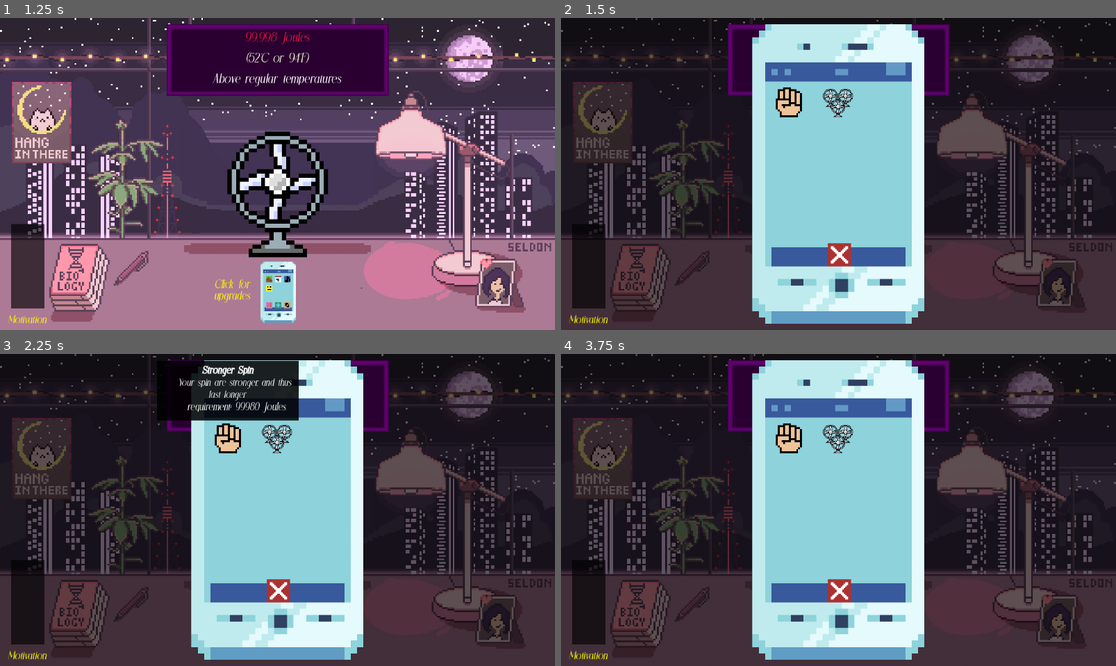
Above: before the commit, frames 1-4 (two rows, left to right).
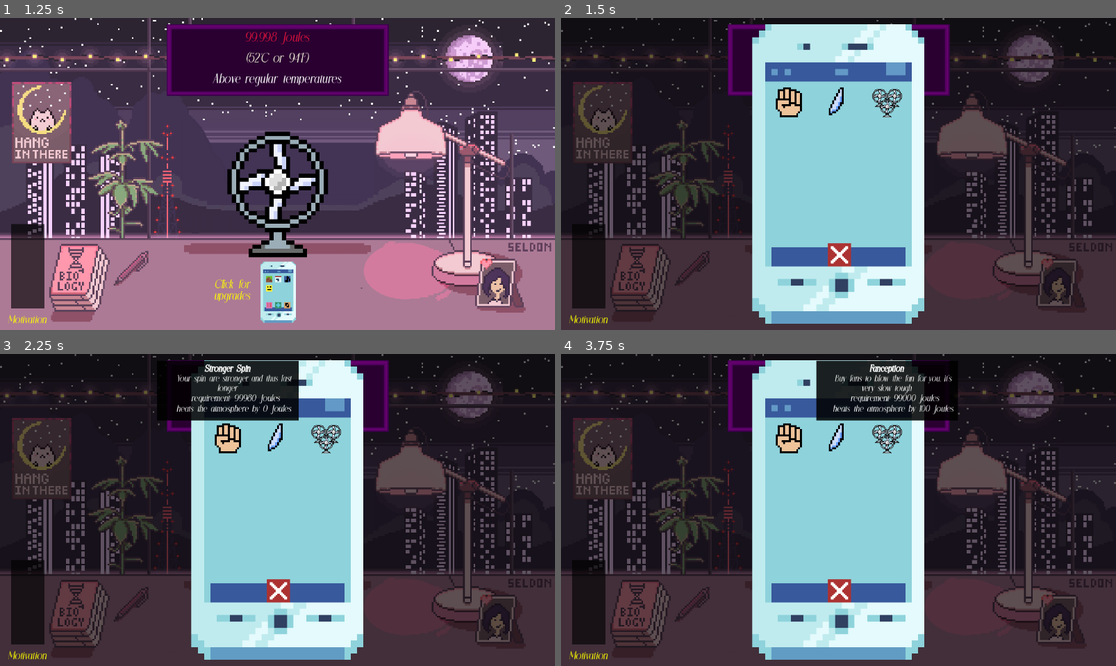
Above: after the commit, the same moments.

Repository: SeldonHh/Fan-of-the-World
Game: Godot game, scene res://Scenes/MainStuff/main.tscn
Two runs of this game, one before a commit and one after it. Both use one fixed random seed, a clock stepped at 60 frames per second and the inputs below.
Inputs (mouse positions are in pixels of both pictures, inside the frame that each line leads up to):
- Up to frame 1 (1.25 s): click (277, 192) at 0.5 s
- Up to frame 2 (1.5 s): click "Click for upgrades" at 1.25 s
- Up to frame 3 (2.25 s): click (227, 438) at 2 s
- Up to frame 4 (3.75 s): click (838, 438) at 2.75 s; click (888, 438) at 3.5 s

Frame 1 is identical in both runs. In frame 2, 0.6% of the frame differs, in the area x 47-62%, y 22-32%; in frame 3, 1.7%; in frame 4, 5.3%, in the area x 45-72%, y 2-32%.

Commit message:
new upgrade

Diff:
--- a/godot/Scenes/MainStuff/fan.gd
+++ b/godot/Scenes/MainStuff/fan.gd
@@ -16,10 +16,18 @@
 @export var constant_spinning_base_speed_scale = .2
 var speed_scale = base_speed_scale
 @export var fanning_power = 1
+var fanning_power_bonus := 1
 var spin_generation := 0
 var boost_until: float = 0.0
 var constant_spin_running := false
 var texture_index := 0
+
+func add_power(amount):
+	fanning_power += fanning_power_bonus * amount
+
+func add_bonus_power(amount):
+	fanning_power *= amount
+	fanning_power_bonus += amount-1
 
 func _ready() -> void:
 	Global.fan = self
@@ -50,7 +58,11 @@
 
 func _process(_delta: float) -> void:
 	if Input.is_action_just_pressed("Debug"):
+		var temp = fanning_power
+		add_power(1000)
 		spin()
+		await get_tree().create_timer(spinning_time).timeout
+		fanning_power = temp
 	if Input.is_action_just_pressed("debug2"):
 		constant_spinning = !constant_spinning
 		start_constant_spin()
@@ -74,3 +86,4 @@
 			Global.lower_joules(fanning_power)
 		fan_texture.texture = TEXTURES[texture_index]
 		await get_tree().create_timer(ANIM_IPS/speed_scale).timeout
+	constant_spin_running = false
--- a/godot/Scenes/Upgrades/upgrade.gd
+++ b/godot/Scenes/Upgrades/upgrade.gd
@@ -14,16 +14,20 @@
 	desc.text = "[b]%s[/b]
 	%s"%[resource.name,resource.desc]
 	desc.text += "
-	[font_size=20] requirement: %s Joules"%resource.joules_requirement
+	[font_size=18] requirement: %s Joules
+	heats the atmosphere by %s Joules"%[resource.joules_requirement,resource.cost]
 
 func _on_pressed() -> void:
 	if Global.joules <= resource.joules_requirement and self.resource != placeholder:
 		match resource.name:
 			"Fanception":
 				Global.fan.constant_spinning = true
-				Global.fan.spin()
+				Global.fan.start_constant_spin()
 			"Stronger Spin":
 				Global.fan.spinning_time += .3
+			"Improved Blades":
+				Global.fan.add_bonus_power(2)
+		Global.lower_joules(-resource.cost)
 		self.resource = placeholder
 		tooltip.hide()
 		update_self()
--- a/godot/Scenes/Upgrades/upgrade_menu.tscn
+++ b/godot/Scenes/Upgrades/upgrade_menu.tscn
@@ -7,6 +7,7 @@
 [ext_resource type="Script" uid="uid://cpi1kgxegrhpl" path="res://Scenes/Upgrades/grid_container.gd" id="3_hjf6i"]
 [ext_resource type="Resource" uid="uid://blwgyvye1eoud" path="res://resource/upgrades/Fanception.tres" id="4_22vox"]
 [ext_resource type="Resource" uid="uid://jpw5a3jepug1" path="res://resource/upgrades/StrongerSpin.tres" id="5_52241"]
+[ext_resource type="Resource" uid="uid://dhmigdxn4ul21" path="res://resource/upgrades/Improved Blades.tres" id="6_68etm"]
 
 [sub_resource type="StyleBoxFlat" id="StyleBoxFlat_2ax67"]
 bg_color = Color(0, 0, 0, 0.6156863)
@@ -51,6 +52,7 @@
 [node name="Upgrade2" parent="TextureRect/GridContainer" unique_id=845009409 instance=ExtResource("2_2ax67")]
 layout_mode = 2
 size_flags_vertical = 3
+resource = ExtResource("6_68etm")
 
 [node name="Upgrade3" parent="TextureRect/GridContainer" unique_id=1150798450 instance=ExtResource("2_2ax67")]
 layout_mode = 2
--- a/godot/resource/base/UpgradeBase.gd
+++ b/godot/resource/base/UpgradeBase.gd
@@ -5,3 +5,4 @@
 @export var texture : Texture2D = preload("uid://4tmlb66wd425")
 @export var joules_requirement : int
 @export var desc : String
+@export var cost : int = 0
--- a/godot/resource/upgrades/Fanception.tres
+++ b/godot/resource/upgrades/Fanception.tres
@@ -9,4 +9,5 @@
 texture = ExtResource("2_8crtp")
 joules_requirement = 99000
 desc = "Buy fans to blow the fan for you, it's very slow tough"
+cost = 100
 metadata/_custom_type_script = "uid://fp67a1888byh"
--- /dev/null
+++ b/godot/resource/upgrades/Improved Blades.tres
@@ -0,0 +1,13 @@
+[gd_resource type="Resource" script_class="UpgradeResource" format=3 uid="uid://dhmigdxn4ul21"]
+
+[ext_resource type="Script" uid="uid://fp67a1888byh" path="res://resource/base/UpgradeBase.gd" id="1_vhtup"]
+[ext_resource type="Texture2D" uid="uid://drivjk2ulbhyd" path="res://Assets/upgrades/blades.png" id="2_vhtup"]
+
+[resource]
+script = ExtResource("1_vhtup")
+name = "Improved Blades"
+texture = ExtResource("2_vhtup")
+joules_requirement = 99950
+desc = "The blades blow more air, it's more efficient"
+cost = 20
+metadata/_custom_type_script = "uid://fp67a1888byh"
Binary file added: godot/Assets/upgrades/blades.png
Not shown, added: godot/Assets/upgrades/blades.png.import
